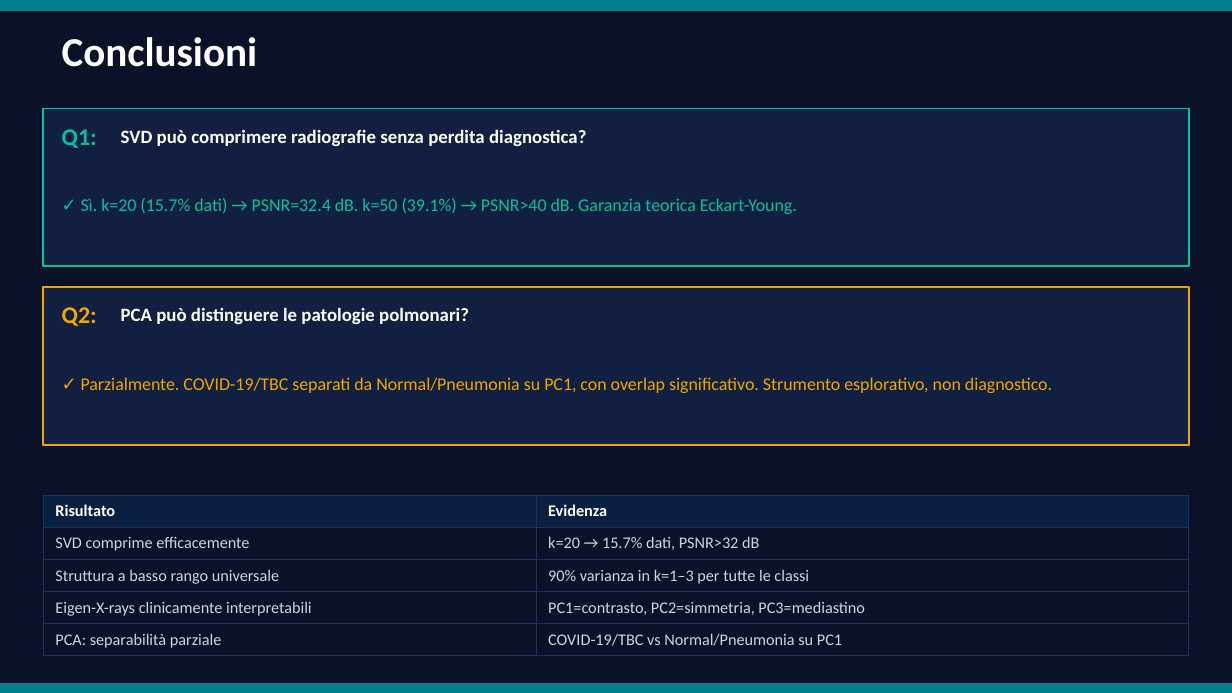
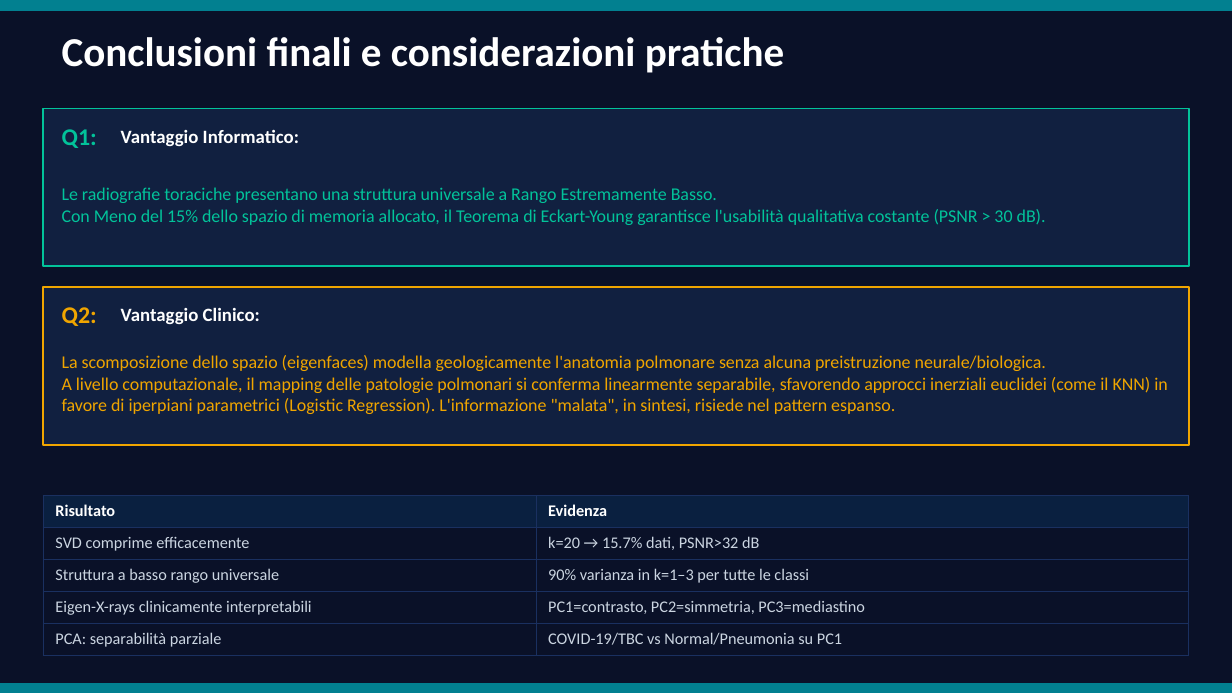
Before and after one commit to andreapatruno1/Image-Compression-and-Analysis, a slide deck: slide 22 of docs/Medical Image Compression and Analysis presentazione.pptx (slide 11 before the commit). Drawn at 1232x693 pixels with LibreOffice and Linux fonts; fonts in the diff are those of the drawing. Boxes give left, top, right and bottom in pixels: in the first picture for what was removed or moved away, otherwise in the second. Text is boxed around its words. In the diff, an @@ line names an element or a change of style, - is before the commit and + after.

```diff
--- a/docs/Medical Image Compression and Analysis presentazione.pptx
+++ b/docs/Medical Image Compression and Analysis presentazione.pptx
@@ text at [62,37,784,73]: text changed @@
-Conclusioni
+Conclusioni finali e considerazioni pratiche
@@ text at [121,129,299,146]: text changed @@
-SVD può comprimere radiografie senza perdita diagnostica?
+Vantaggio Informatico:
@@ text at [62,187,1046,225]: text changed @@
-✓ Sì. k=20 (15.7% dati) → PSNR=32.4 dB. k=50 (39.1%) → PSNR>40 dB. Garanzia teorica Eckart-Young.
+Le radiografie toraciche presentano una struttura universale a Rango Estremamente Basso.
+Con Meno del 15% dello spazio di memoria allocato, il Teorema di Eckart-Young garantisce l'usabilità qualitativa costante (PSNR > 30 dB).
@@ text at [121,307,260,324]: text changed @@
-PCA può distinguere le patologie polmonari?
+Vantaggio Clinico:
@@ text at [62,355,1168,414]: text changed @@
-✓ Parzialmente. COVID-19/TBC separati da Normal/Pneumonia su PC1, con overlap significativo. Strumento esplorativo, non diagnostico.
+La scomposizione dello spazio (eigenfaces) modella geologicamente l'anatomia polmonare senza alcuna preistruzione neurale/biologica.
+A livello computazionale, il mapping delle patologie polmonari si conferma linearmente separabile, sfavorendo approcci inerziali euclidei (come il KNN) in favore di iperpiani parametrici (Logistic Regression). L'informazione "malata", in sintesi, risiede nel pattern espanso.
```
Also in this commit, not shown: 6 other slides changed, 11 slides added, 13 other files.
